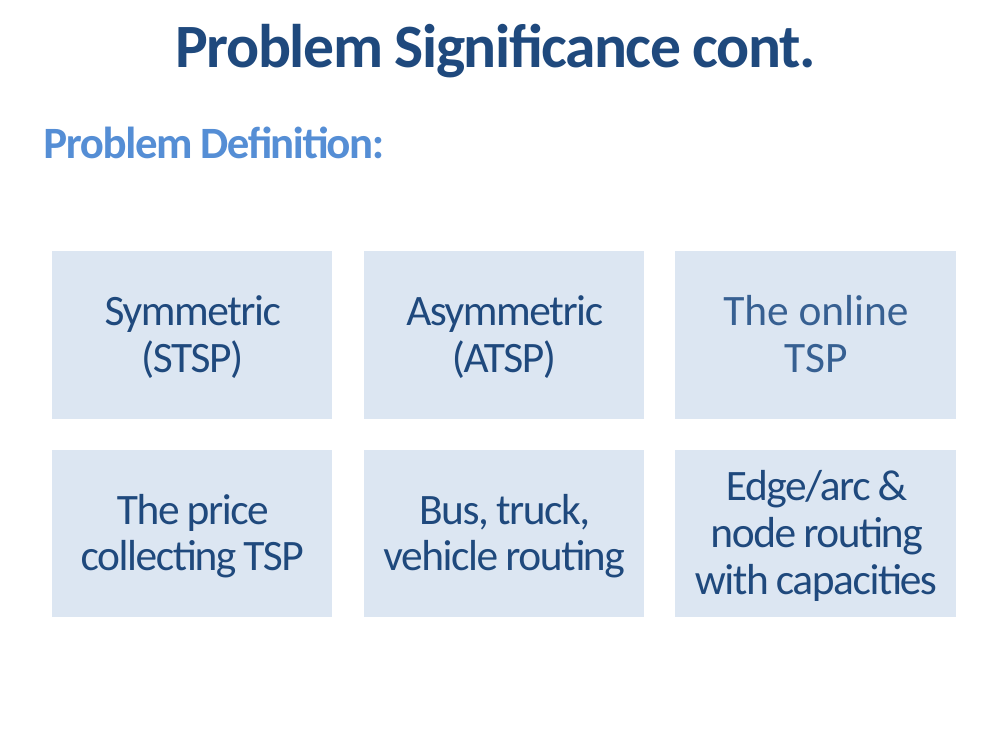
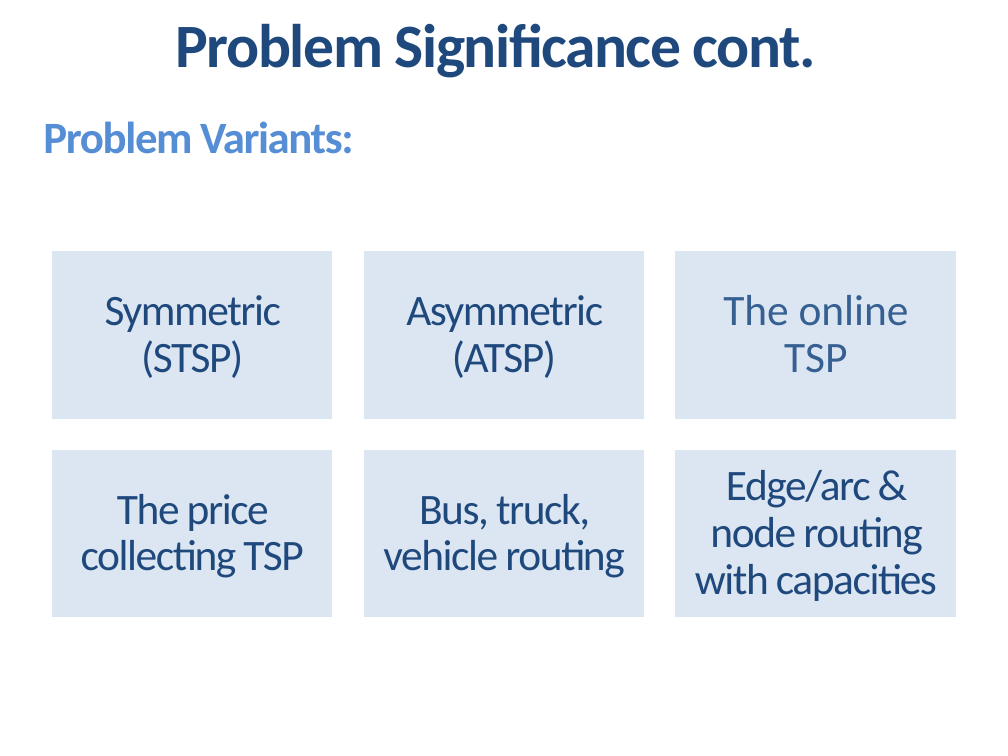
Before and after one commit to mahmoud-mosaad/BuyIt, a slide deck: slide 4 of docs/Intelligent-Transportation-System-v2.3.pptx. Drawn at 1008x756 pixels with LibreOffice and Linux fonts; fonts in the diff are those of the drawing. Boxes give left, top, right and bottom in pixels: in the first picture for what was removed or moved away, otherwise in the second. Text is boxed around its words. In the diff, an @@ line names an element or a change of style, - is before the commit and + after.

```diff
--- a/docs/Intelligent-Transportation-System-v2.3.pptx
+++ b/docs/Intelligent-Transportation-System-v2.3.pptx
@@ text at [43,121,354,154]: text changed @@
-Problem Definition:
+Problem Variants:
```
Also in this commit, not shown: 3 other slides changed, 5 slides added, 1 other file.
